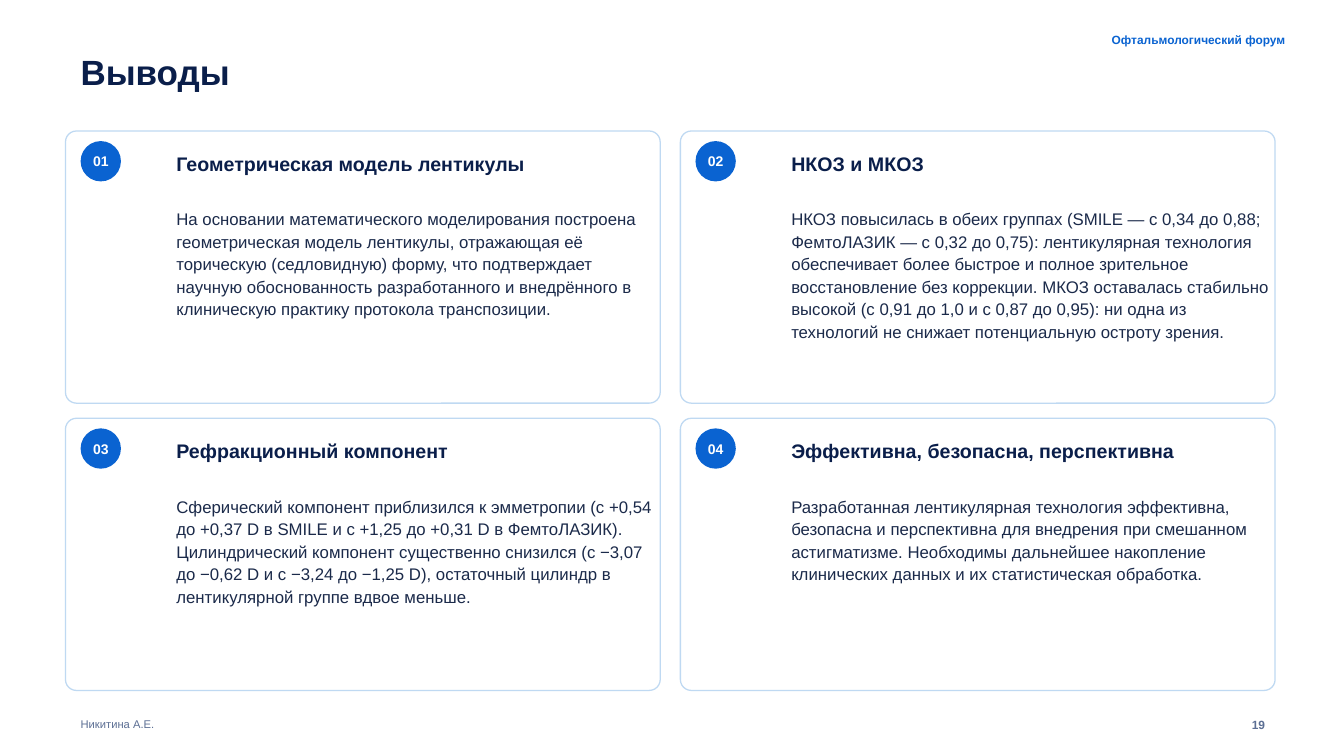
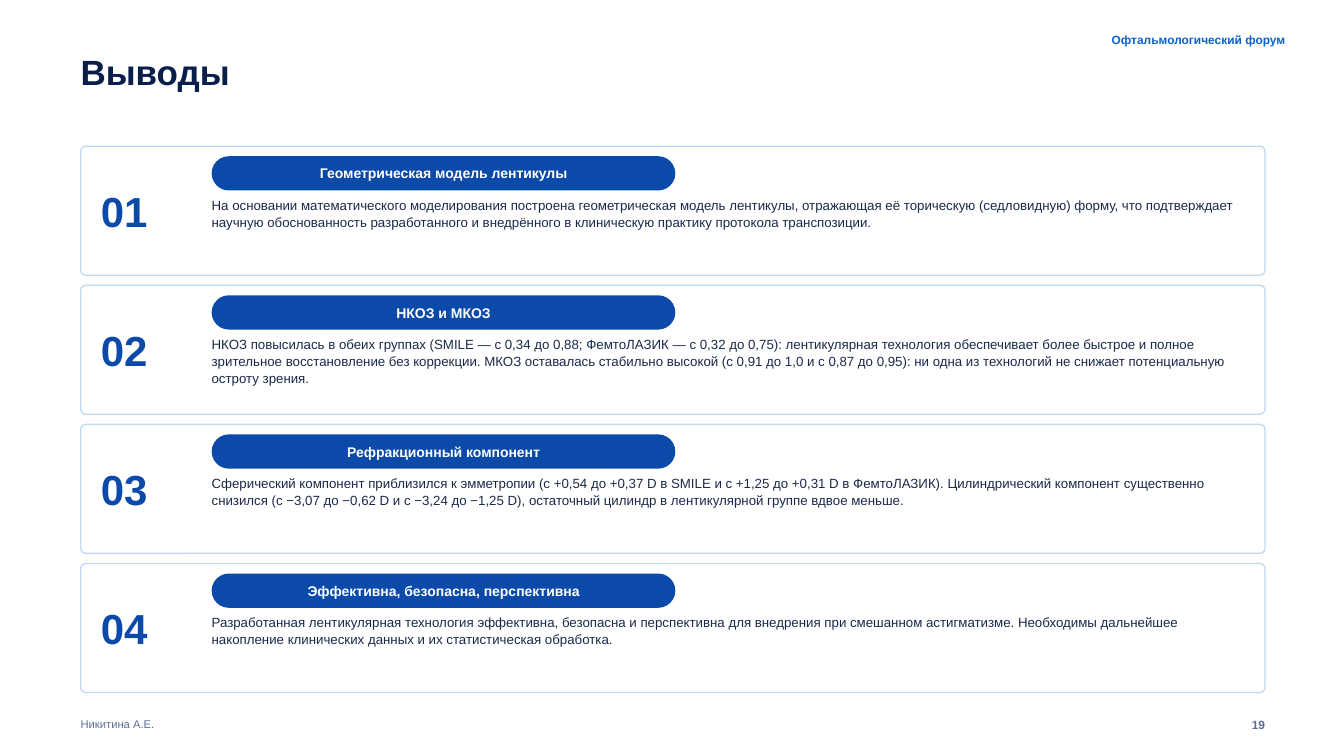
Before and after one commit to anastasianik2403-source/Mixed-astigmatism-calculator, a slide deck: slide 19 of presentations/Template12_Blue-Corporate.pptx. Drawn at 1344x756 pixels with LibreOffice and Linux fonts; fonts in the diff are those of the drawing; background and template pictures are left out. Boxes give left, top, right and bottom in pixels: in the first picture for what was removed or moved away, otherwise in the second. Text is boxed around its words. In the diff, an @@ line names an element or a change of style, - is before the commit and + after.

```diff
--- a/presentations/Template12_Blue-Corporate.pptx
+++ b/presentations/Template12_Blue-Corporate.pptx
@@ rounded rectangle: place and size @@
-rounded rectangle at [66, 131, 660, 403]
+rounded rectangle at [81, 146, 1265, 275]
@@ ellipse removed at [81, 141, 121, 181] @@
@@ text "01": place and size @@
-text "01" at [93, 156, 109, 166]
+text "01" at [101, 197, 148, 228]
@@ ellipse removed at [696, 141, 736, 181] @@
@@ rounded rectangle added at [212, 156, 676, 191], fill #0B4AA8 @@
@@ text "Геометрическая модель лентикулы": place and size @@
-text "Геометрическая модель лентикулы" at [176, 157, 524, 175]
+text "Геометрическая модель лентикулы" at [320, 168, 568, 181]
@@ text "На основании математического моделирования построена ...": place and size @@
-text "На основании математического моделирования построена ..." at [176, 213, 636, 319]
+text "На основании математического моделирования построена ..." at [212, 200, 1233, 230]
@@ rounded rectangle: place and size @@
-rounded rectangle at [681, 131, 1275, 403]
+rounded rectangle at [81, 285, 1265, 414]
@@ text "02": place and size @@
-text "02" at [708, 156, 724, 166]
+text "02" at [101, 336, 148, 367]
@@ rounded rectangle added at [212, 295, 676, 330], fill #0B4AA8 @@
@@ text "НКОЗ и МКОЗ": place and size @@
-text "НКОЗ и МКОЗ" at [791, 157, 924, 172]
+text "НКОЗ и МКОЗ" at [396, 308, 491, 318]
@@ text "НКОЗ повысилась в обеих группах ...": place and size @@
-text "НКОЗ повысилась в обеих группах ..." at [791, 212, 1268, 342]
+text "НКОЗ повысилась в обеих группах ..." at [212, 339, 1225, 386]
@@ rounded rectangle: place and size @@
-rounded rectangle at [66, 418, 660, 691]
+rounded rectangle at [81, 424, 1265, 554]
@@ ellipse removed at [81, 429, 121, 469] @@
@@ text "03": place and size @@
-text "03" at [93, 444, 109, 454]
+text "03" at [101, 475, 148, 506]
@@ rounded rectangle added at [212, 435, 676, 469], fill #0B4AA8 @@
@@ text "Рефракционный компонент": place and size @@
-text "Рефракционный компонент" at [176, 443, 448, 462]
+text "Рефракционный компонент" at [347, 446, 540, 460]
@@ ellipse removed at [696, 429, 736, 469] @@
@@ size 12 to 9.5 pt; line spacing 1.12 to 1.05 in 4 elements at [212, 617, 1178, 647], [212, 200, 1233, 230], [212, 339, 1225, 386], [212, 478, 1204, 508] @@
@@ text "Сферический компонент приблизился к эмметропии ...": place and size @@
-text "Сферический компонент приблизился к эмметропии ..." at [176, 500, 651, 607]
+text "Сферический компонент приблизился к эмметропии ..." at [212, 478, 1204, 508]
@@ rounded rectangle: place and size @@
-rounded rectangle at [681, 418, 1275, 691]
+rounded rectangle at [81, 564, 1265, 693]
@@ size 10 to 30 pt, text colour #FFFFFF to #0B4AA8; alignment centre to left in 4 elements at [101, 475, 148, 506], [101, 197, 148, 228], [101, 336, 148, 367], [101, 614, 148, 645] @@
@@ text "04": place and size @@
-text "04" at [708, 444, 724, 454]
+text "04" at [101, 614, 148, 645]
@@ rounded rectangle added at [212, 574, 676, 608], fill #0B4AA8 @@
@@ size 14 to 10 pt, text colour #0A1E4A to #FFFFFF; alignment left to centre in 4 elements at [347, 446, 540, 460], [320, 168, 568, 181], [396, 308, 491, 318], [308, 585, 580, 599] @@
@@ text "Эффективна, безопасна, перспективна": place and size @@
-text "Эффективна, безопасна, перспективна" at [791, 443, 1174, 462]
+text "Эффективна, безопасна, перспективна" at [308, 585, 580, 599]
@@ text "Разработанная лентикулярная технология эффективна, безопасна ...": place and size @@
-text "Разработанная лентикулярная технология эффективна, безопасна ..." at [791, 500, 1246, 584]
+text "Разработанная лентикулярная технология эффективна, безопасна ..." at [212, 617, 1178, 647]
```
Also in this commit, not shown: 5 other slides changed, 7 other files.
